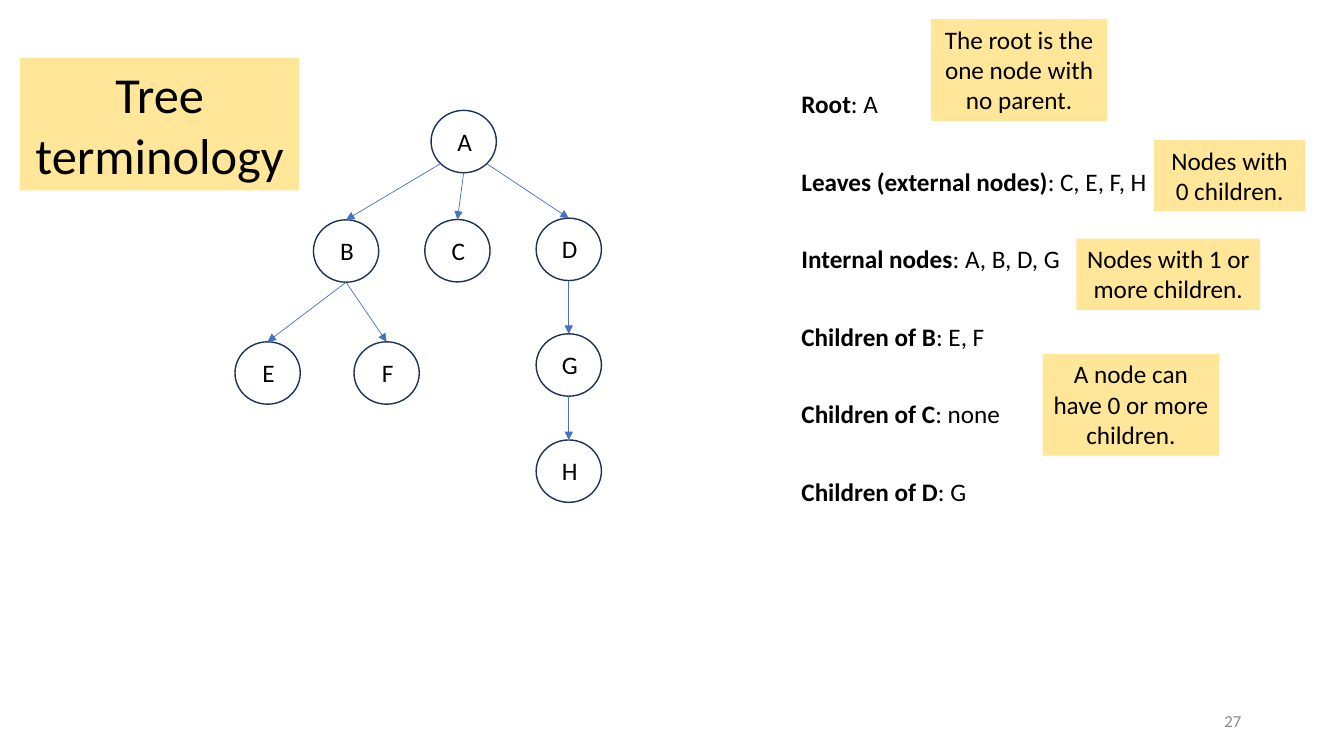
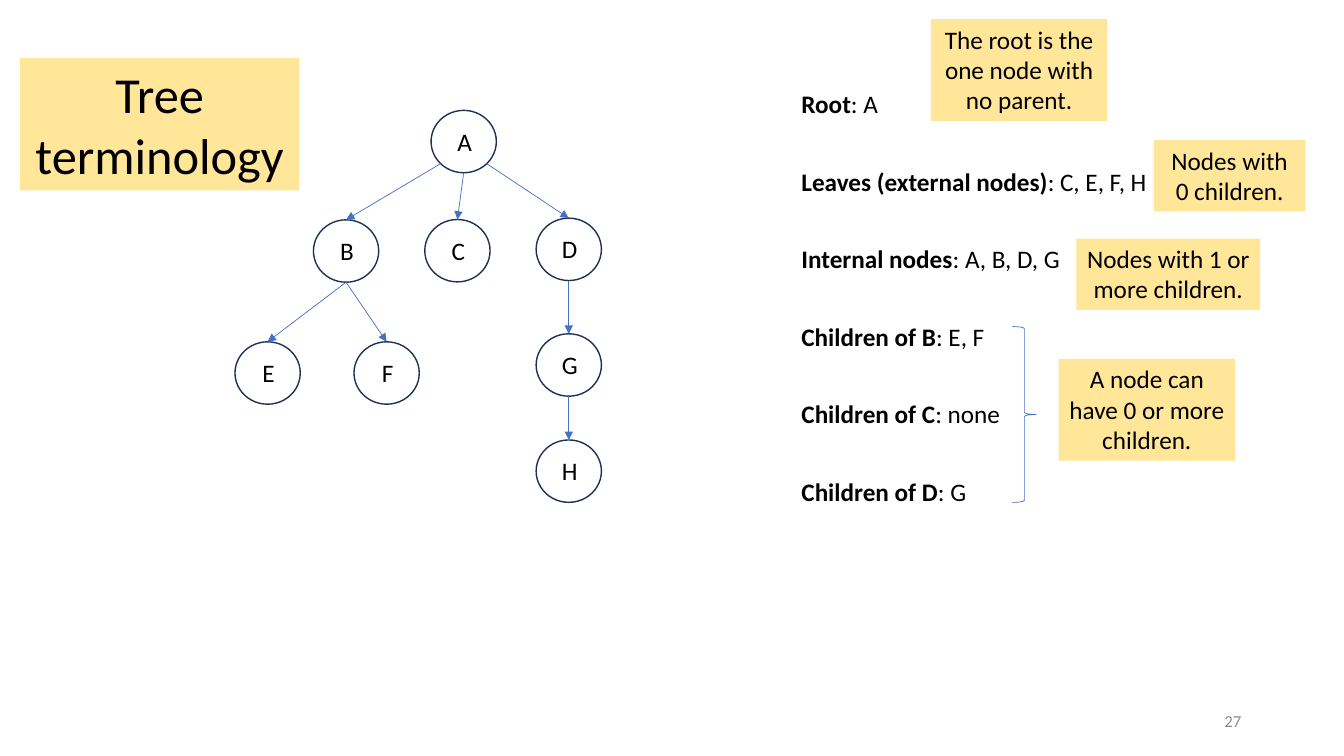
Before and after one commit to tjd1234/cmpt225fall2023, a slide deck: slide 27 of lecture_notes/week5/week5_trees.pptx. Drawn at 1344x756 pixels with LibreOffice and Linux fonts; fonts in the diff are those of the drawing. Boxes give left, top, right and bottom in pixels: in the first picture for what was removed or moved away, otherwise in the second. Text is boxed around its words. In the diff, an @@ line names an element or a change of style, - is before the commit and + after.

```diff
--- a/lecture_notes/week5/week5_trees.pptx
+++ b/lecture_notes/week5/week5_trees.pptx
@@ right brace added at (x1=1012, y1=327, x2=1036, y2=502), outline #4472C4 0.5 pt @@
@@ rectangle "A node can have 0 ..." moved from (x1=1043, y1=354, x2=1219, y2=456) to (x1=1059, y1=359, x2=1235, y2=461) @@
```
Also in this commit, not shown: 25 other slides changed.
